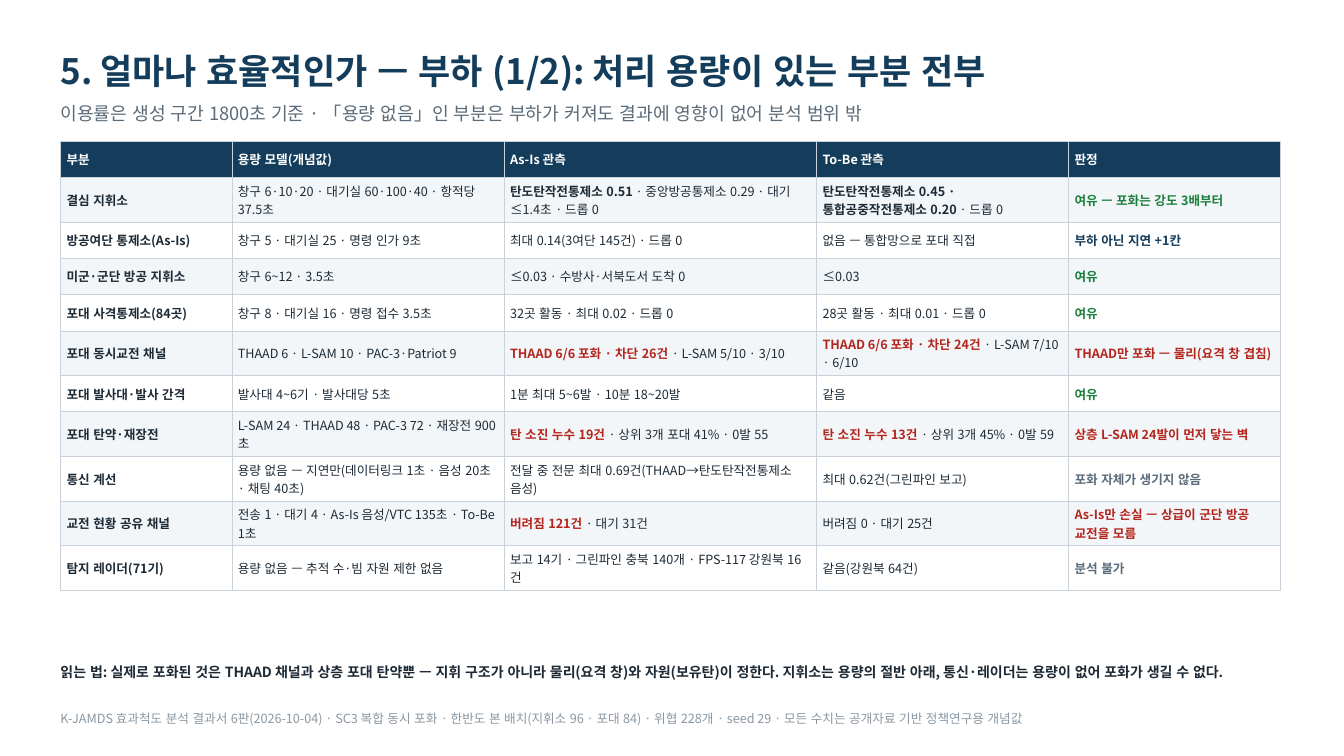
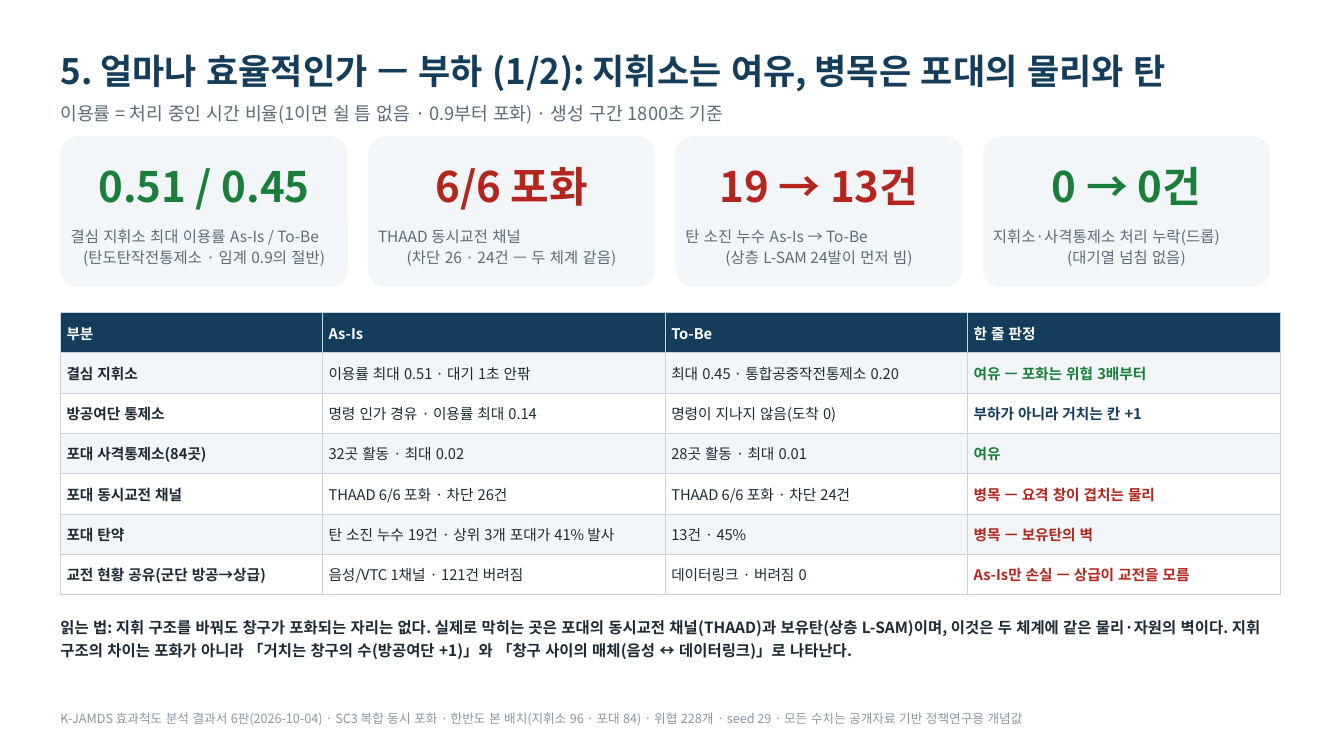
Before and after one commit to DaehyunY00/Air_Defense, a slide deck: slide 8 of K-JAMDS_효과척도_발표정리본.pptx. Drawn at 1344x756 pixels with LibreOffice and Linux fonts; fonts in the diff are those of the drawing. Boxes give left, top, right and bottom in pixels: in the first picture for what was removed or moved away, otherwise in the second. Text is boxed around its words. In the diff, an @@ line names an element or a change of style, - is before the commit and + after.

```diff
--- a/K-JAMDS_효과척도_발표정리본.pptx
+++ b/K-JAMDS_효과척도_발표정리본.pptx
@@ text at (x1=60, y1=54, x2=1165, y2=92): text changed @@
-5. 얼마나 효율적인가 — 부하 (1/2): 처리 용량이 있는 부분 전부
+5. 얼마나 효율적인가 — 부하 (1/2): 지휘소는 여유, 병목은 포대의 물리와 탄
@@ text at (x1=60, y1=105, x2=723, y2=124): text changed @@
-이용률은 생성 구간 1800초 기준 · 「용량 없음」인 부분은 부하가 커져도 결과에 영향이 없어 분석 범위 밖
+이용률 = 처리 중인 시간 비율(1이면 쉴 틈 없음 · 0.9부터 포화) · 생성 구간 1800초 기준
@@ rounded rectangle added at (x1=60, y1=136, x2=348, y2=287), fill #F3F6F8 @@
@@ rounded rectangle added at (x1=368, y1=136, x2=655, y2=287), fill #F3F6F8 @@
@@ rounded rectangle added at (x1=676, y1=136, x2=963, y2=287), fill #F3F6F8 @@
@@ rounded rectangle added at (x1=983, y1=136, x2=1270, y2=287), fill #F3F6F8 @@
@@ text added at (x1=99, y1=170, x2=310, y2=203), 30 pt, text #1B7F3B, bold @@
+0.51 / 0.45
@@ text added at (x1=435, y1=167, x2=588, y2=210), 30 pt, text #B3261E, bold @@
+6/6 포화
@@ text added at (x1=720, y1=166, x2=918, y2=205), 30 pt, text #B3261E, bold @@
+19 → 13건
@@ text added at (x1=1052, y1=167, x2=1201, y2=205), 30 pt, text #1B7F3B, bold @@
+0 → 0건
@@ text added at (x1=71, y1=229, x2=325, y2=266), 11 pt, text #5B6B7A @@
+결심 지휘소 최대 이용률 As-Is / To-Be
+(탄도탄작전통제소 · 임계 0.9의 절반)
@@ text added at (x1=378, y1=229, x2=617, y2=266), 11 pt, text #5B6B7A @@
+THAAD 동시교전 채널
+(차단 26 · 24건 — 두 체계 같음)
@@ text added at (x1=685, y1=229, x2=913, y2=266), 11 pt, text #5B6B7A @@
+탄 소진 누수 As-Is → To-Be
+(상층 L-SAM 24발이 먼저 빔)
@@ text added at (x1=993, y1=229, x2=1219, y2=266), 11 pt, text #5B6B7A @@
+지휘소·사격통제소 처리 누락(드롭)
+(대기열 넘침 없음)
@@ table at (x1=60, y1=313, x2=1280, y2=595) @@
-부분 | 용량 모델(개념값) | As-Is 관측 | To-Be 관측 | 판정
-결심 지휘소 | 창구 6·10·20 · 대기실 60·100·40 · 항적당 37.5초 | 탄도탄작전통제소 0.51 · 중앙방공통제소 0.29 · 대기 ≤1.4초 · 드롭 0 | 탄도탄작전통제소 0.45 · 통합공중작전통제소 0.20 · 드롭 0 | 여유 — 포화는 강도 3배부터
-방공여단 통제소(As-Is) | 창구 5 · 대기실 25 · 명령 인가 9초 | 최대 0.14(3여단 145건) · 드롭 0 | 없음 — 통합망으로 포대 직접 | 부하 아닌 지연 +1칸
-미군·군단 방공 지휘소 | 창구 6~12 · 3.5초 | ≤0.03 · 수방사·서북도서 도착 0 | ≤0.03 | 여유
-포대 사격통제소(84곳) | 창구 8 · 대기실 16 · 명령 접수 3.5초 | 32곳 활동 · 최대 0.02 · 드롭 0 | 28곳 활동 · 최대 0.01 · 드롭 0 | 여유
-포대 동시교전 채널 | THAAD 6 · L-SAM 10 · PAC-3·Patriot 9 | THAAD 6/6 포화 · 차단 26건 · L-SAM 5/10 · 3/10 | THAAD 6/6 포화 · 차단 24건 · L-SAM 7/10 · 6/10 | THAAD만 포화 — 물리(요격 창 겹침)
-포대 발사대·발사 간격 | 발사대 4~6기 · 발사대당 5초 | 1분 최대 5~6발 · 10분 18~20발 | 같음 | 여유
-포대 탄약·재장전 | L-SAM 24 · THAAD 48 · PAC-3 72 · 재장전 900초 | 탄 소진 누수 19건 · 상위 3개 포대 41% · 0발 55 | 탄 소진 누수 13건 · 상위 3개 45% · 0발 59 | 상층 L-SAM 24발이 먼저 닿는 벽
-통신 계선 | 용량 없음 — 지연만(데이터링크 1초 · 음성 20초 · 채팅 40초) | 전달 중 전문 최대 0.69건(THAAD→탄도탄작전통제소 음성) | 최대 0.62건(그린파인 보고) | 포화 자체가 생기지 않음
-교전 현황 공유 채널 | 전송 1 · 대기 4 · As-Is 음성/VTC 135초 · To-Be 1초 | 버려짐 121건 · 대기 31건 | 버려짐 0 · 대기 25건 | As-Is만 손실 — 상급이 군단 방공 교전을 모름
-탐지 레이더(71기) | 용량 없음 — 추적 수·빔 자원 제한 없음 | 보고 14기 · 그린파인 충북 140개 · FPS-117 강원북 16건 | 같음(강원북 64건) | 분석 불가
+부분 | As-Is | To-Be | 한 줄 판정
+결심 지휘소 | 이용률 최대 0.51 · 대기 1초 안팎 | 최대 0.45 · 통합공중작전통제소 0.20 | 여유 — 포화는 위협 3배부터
+방공여단 통제소 | 명령 인가 경유 · 이용률 최대 0.14 | 명령이 지나지 않음(도착 0) | 부하가 아니라 거치는 칸 +1
+포대 사격통제소(84곳) | 32곳 활동 · 최대 0.02 | 28곳 활동 · 최대 0.01 | 여유
+포대 동시교전 채널 | THAAD 6/6 포화 · 차단 26건 | THAAD 6/6 포화 · 차단 24건 | 병목 — 요격 창이 겹치는 물리
+포대 탄약 | 탄 소진 누수 19건 · 상위 3개 포대가 41% 발사 | 13건 · 45% | 병목 — 보유탄의 벽
+교전 현황 공유(군단 방공→상급) | 음성/VTC 1채널 · 121건 버려짐 | 데이터링크 · 버려짐 0 | As-Is만 손실 — 상급이 교전을 모름
@@ table resized from (x1=60, y1=141, x2=1280, y2=580) to (x1=60, y1=313, x2=1280, y2=595) @@
@@ text added at (x1=60, y1=620, x2=1260, y2=659), 11 pt, text #1D2A35, bold @@
+읽는 법: 지휘 구조를 바꿔도 창구가 포화되는 자리는 없다. 실제로 막히는 곳은 포대의 동시교전 채널(THAAD)과 보유탄(상층 L-SAM)이며, 이것은 두 체계에 같은 물리·자원의 벽이다. 지휘 구조의 차이는 포화가 아니라 「거치는 창구의 수(방공여단 +1)」와 「창구 사이의 매체(음성 ↔ 데이터링크)」로 나타난다.
@@ text removed at (x1=60, y1=665, x2=1223, y2=680) @@
-읽는 법: 실제로 포화된 것은 THAAD 채널과 상층 포대 탄약뿐 — 지휘 구조가 아니라 물리(요격 창)와 자원(보유탄)이 정한다. 지휘소는 용량의 절반 아래, 통신·레이더는 용량이 없어 포화가 생길 수 없다.
```
Also in this commit, not shown: 1 other slide changed, 2 other files.
